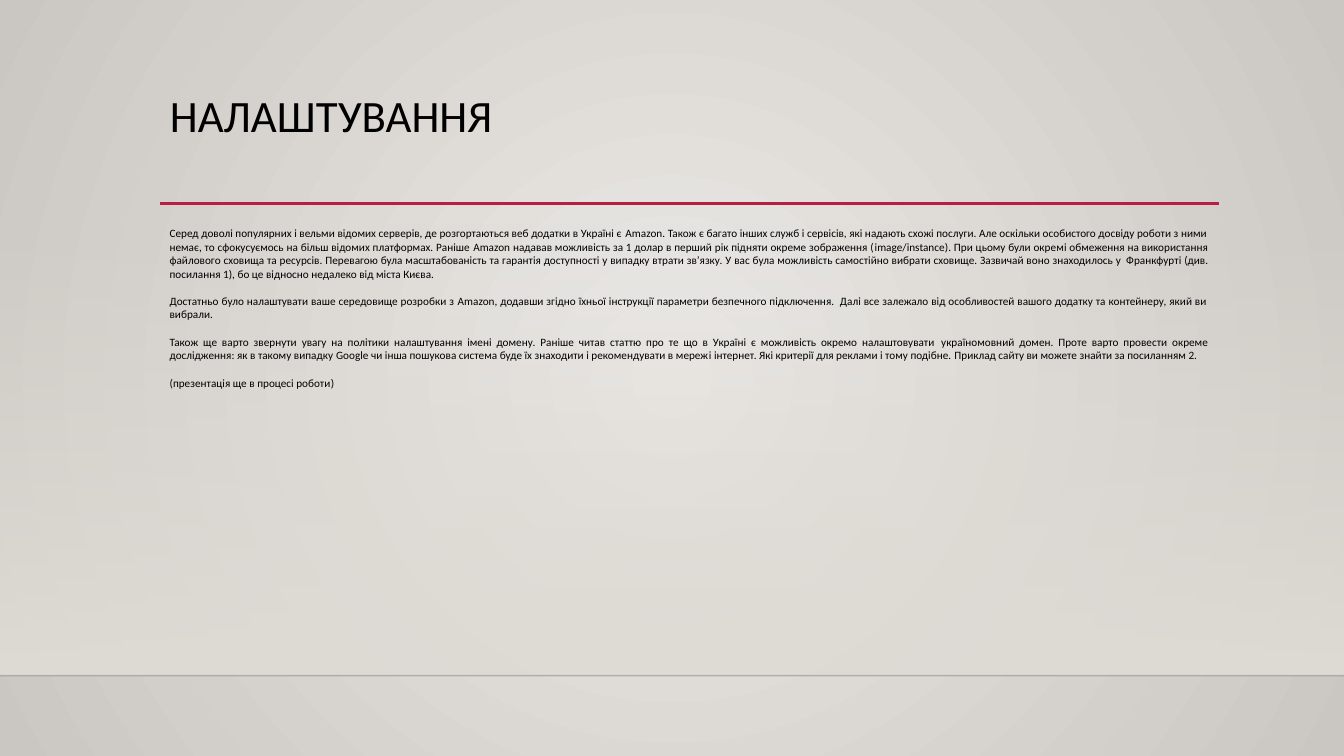
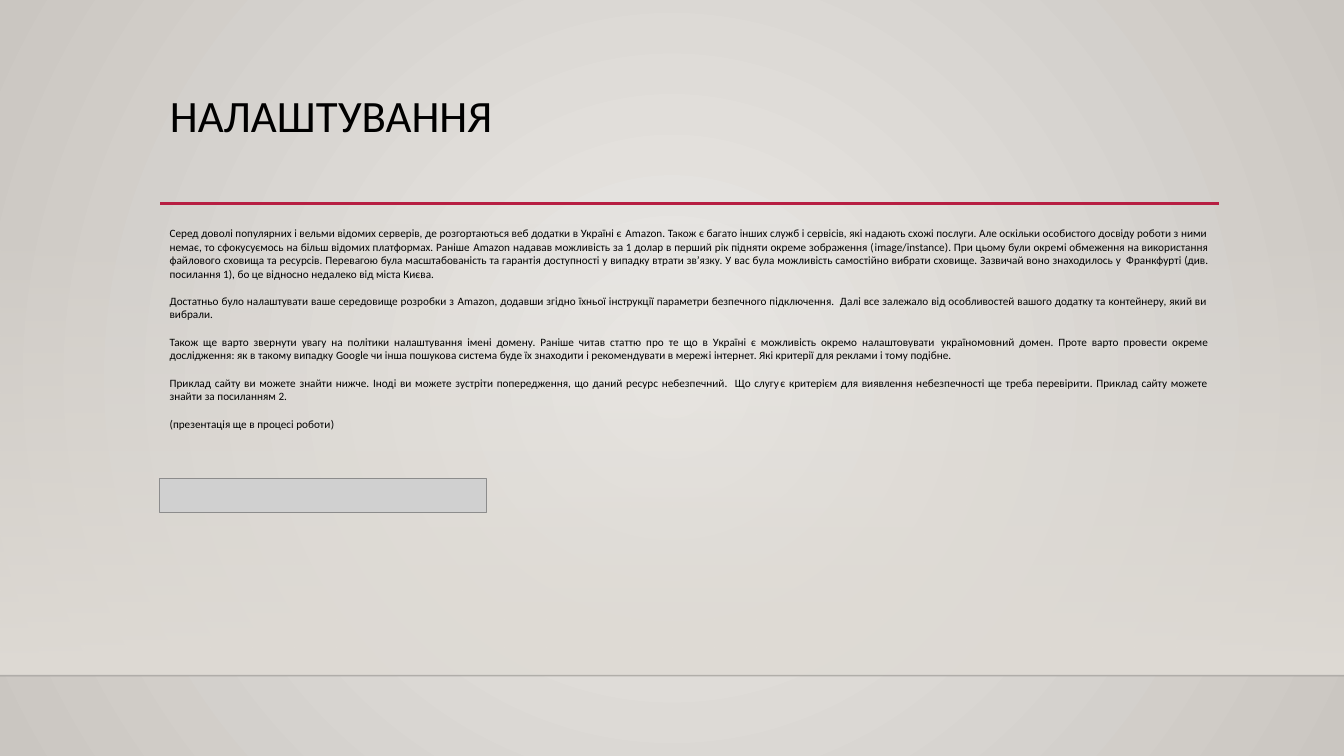
Before and after one commit to rediska18/useful-software-tutorials, a slide deck: slide 4 of webapplication_release/Розгортання додатку на вебсервері.pptx. Drawn at 1344x756 pixels with LibreOffice and Linux fonts; fonts in the diff are those of the drawing; grey boxes stand for pictures; background and template pictures are left out. Boxes give left, top, right and bottom in pixels: in the first picture for what was removed or moved away, otherwise in the second. Text is boxed around its words. In the diff, an @@ line names an element or a change of style, - is before the commit and + after.

Commit message:
Оновлення посилання в презентації

```diff
--- a/webapplication_release/Розгортання додатку на вебсервері.pptx
+++ b/webapplication_release/Розгортання додатку на вебсервері.pptx
@@ text at bbox=[170, 338, 1208, 400]: text changed @@
-Також ще варто звернути увагу на політики налаштування імені домену. Раніше читав статтю про те що в Україні є можливість окремо налаштовувати україномовний домен. Проте варто провести окреме дослідження: як в такому випадку Google чи інша пошукова система буде їх знаходити і рекомендувати в мережі інтернет. Які критерії для реклами і тому подібне. Приклад сайту ви можете знайти за посиланням 2.
+Також ще варто звернути увагу на політики налаштування імені домену. Раніше читав статтю про те що в Україні є можливість окремо налаштовувати україномовний домен. Проте варто провести окреме дослідження: як в такому випадку Google чи інша пошукова система буде їх знаходити і рекомендувати в мережі інтернет. Які критерії для реклами і тому подібне.
+Приклад сайту ви можете знайти нижче. Іноді ви можете зустріти попередження, що даний ресурс небезпечний. Що слугує критерієм для виявлення небезпечності ще треба перевірити. Приклад сайту можете знайти за посиланням 2.
@@ picture added at bbox=[159, 478, 486, 512] @@
```
Also in this commit, not shown: 1 other slide changed.
